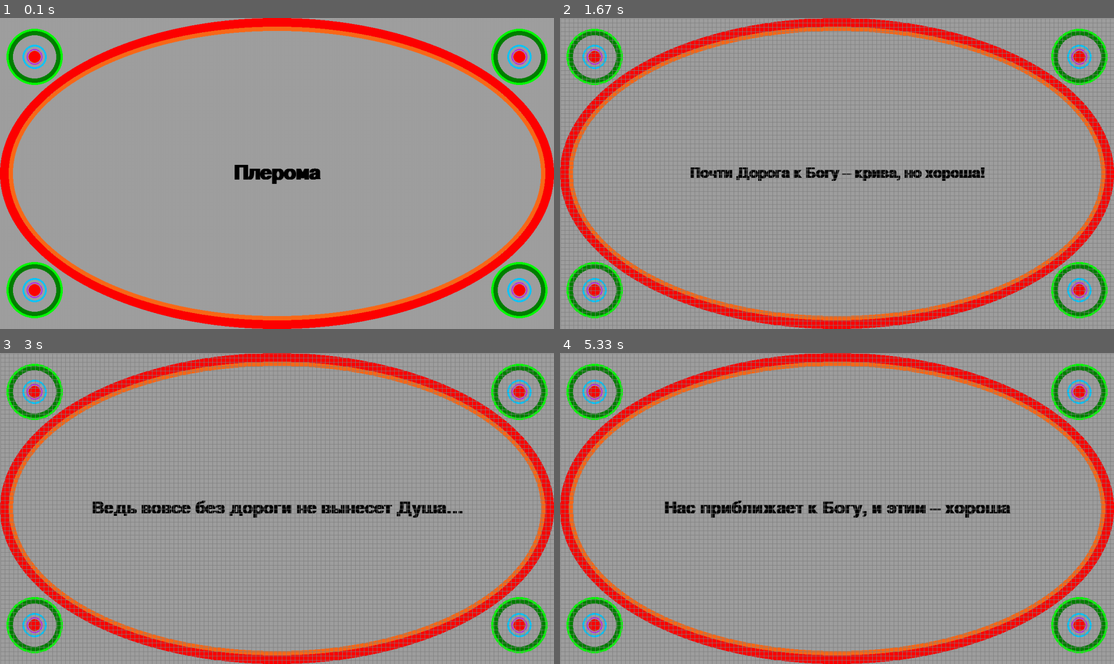
Above: before the commit, frames 1-4 (two rows, left to right).
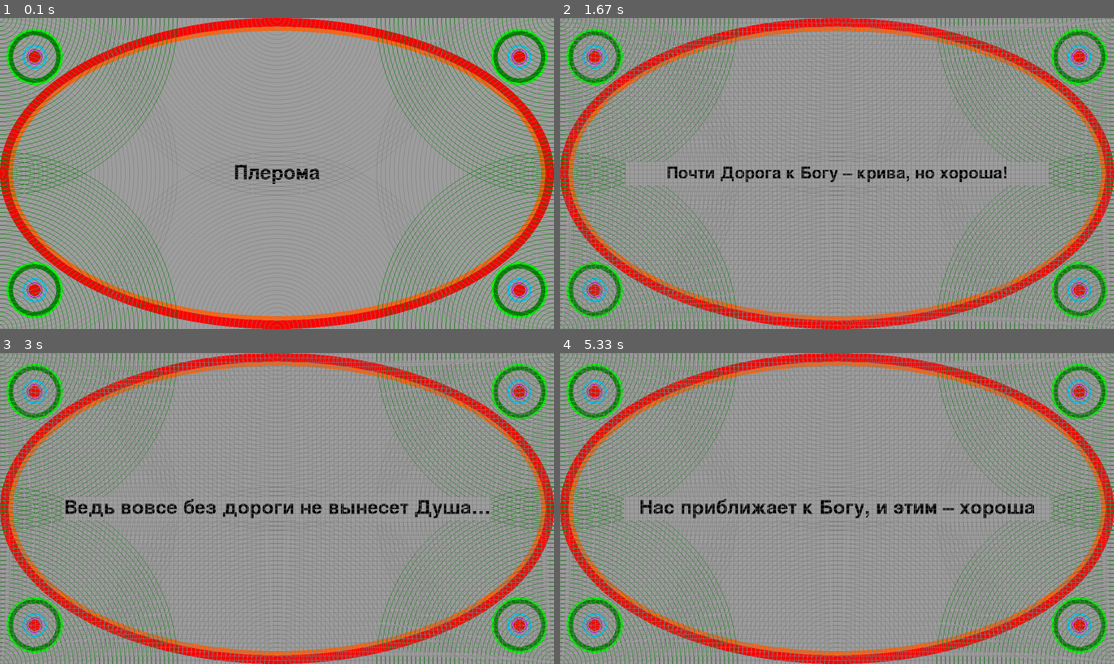
Above: after the commit, the same moments.

Repository: Rumanezzo/PyGame
Game: pygame game, started from Reader.pyw
The game is run twice, just before and just after one commit, with the same random seed, the same clock (stepped at 60 frames per second) and the same inputs.
Inputs (mouse positions are in pixels of both pictures, inside the frame that each line leads up to):
- Up to frame 1 (0.1 s): no input
- Up to frame 2 (1.67 s): click (837, 173) at 0.38 s; click (837, 195) at 0.83 s; move the mouse to (665, 126) at 1.13 s; click (665, 126) at 1.42 s
- Up to frame 3 (3 s): move the mouse to (481, 617) at 1.83 s; click (481, 617) at 2.18 s; move the mouse to (288, 402) at 2.67 s
- Up to frame 4 (5.33 s): click (848, 402) at 3.07 s; move the mouse to (809, 589) at 3.6 s; click (809, 589) at 4.05 s; move the mouse to (820, 455) at 4.63 s; click (820, 455) at 5.1 s

The runs differ from the first frame. In frame 1, 14% of the frame differs, in the area x 0-100%, y 0-100%; in frame 2, 12%; in frame 3, 13%; in frame 4, 12%.

Commit message:
Reader.pyw visualise modifying

Diff:
--- a/Reader.pyw
+++ b/Reader.pyw
@@ -2,7 +2,7 @@
 import sys
 import os
 
-fontname = 'Special Elite'
+fontname = 'Special Elite.ttf'
 pg.init()
 pg.mouse.set_visible(False)
 
@@ -53,15 +53,22 @@
     pg.draw.circle(window, red, (k_w * width // 16, k_h * height // 8), height // 50)
 
 
+def draw_add_frm(k_d=10):
+    for _ in range(k_d):
+        pg.draw.circle(window, grind, (0, 0), _ * 10, 1)
+        pg.draw.circle(window, grey, (0, height // 2), _ * 10, 1)
+        pg.draw.circle(window, grind, (width, 0), _ * 10, 1)
+        pg.draw.circle(window, grey, (width // 2, 0), _ * 10, 1)
+        pg.draw.circle(window, grind, (width, height), _ * 10, 1)
+        pg.draw.circle(window, grey, (width // 2, height), _ * 10, 1)
+        pg.draw.circle(window, grind, (0, height), _ * 10, 1)
+        pg.draw.circle(window, grey, (width, height // 2), _ * 10, 1)
+
+
 window.fill(gray)
 
 pg.draw.ellipse(window, red, (0, 0, width, height), 20)
 pg.draw.ellipse(window, orange, (20, 20, width - 40, height - 40), 10)
-
-draw_frm()
-draw_frm(15, 1)
-draw_frm(1, 7)
-draw_frm(15, 7)
 
 list_txt = []
 
@@ -89,9 +96,16 @@
 running = True
 size_font = 68
 
-font0 = pg.font.SysFont(fontname, size_font, bold=True)
+font0 = pg.font.Font(fontname, size_font)
 txt0, txt0_r = txt_rndr(poem[start], font0)
 window.blit(txt0, txt0_r)
+
+draw_frm()
+draw_frm(15, 1)
+draw_frm(1, 7)
+draw_frm(15, 7)
+draw_add_frm(42)
+
 pg.display.update()
 
 while running:
@@ -107,13 +121,13 @@
             start %= len(poem) - 1
             start += 1
 
-            size_font = int(48 + 10 * start % 30)
-            font0 = pg.font.SysFont(fontname, size_font, bold=True)
+            size_font = int(56 + 10 * start % 30)
+            font0 = pg.font.Font(fontname, size_font)
             txt0, txt0_r = txt_rndr(poem[start], font0)
 
             if txt0_r.width > width - 40:
-                size_font = 48
-                font0 = pg.font.SysFont(fontname, size_font, bold=True)
+                size_font = 56
+                font0 = pg.font.Font(fontname, size_font)
                 txt0, txt0_r = txt_rndr(poem[start], font0)
 
             window.blit(txt0, txt0_r)
